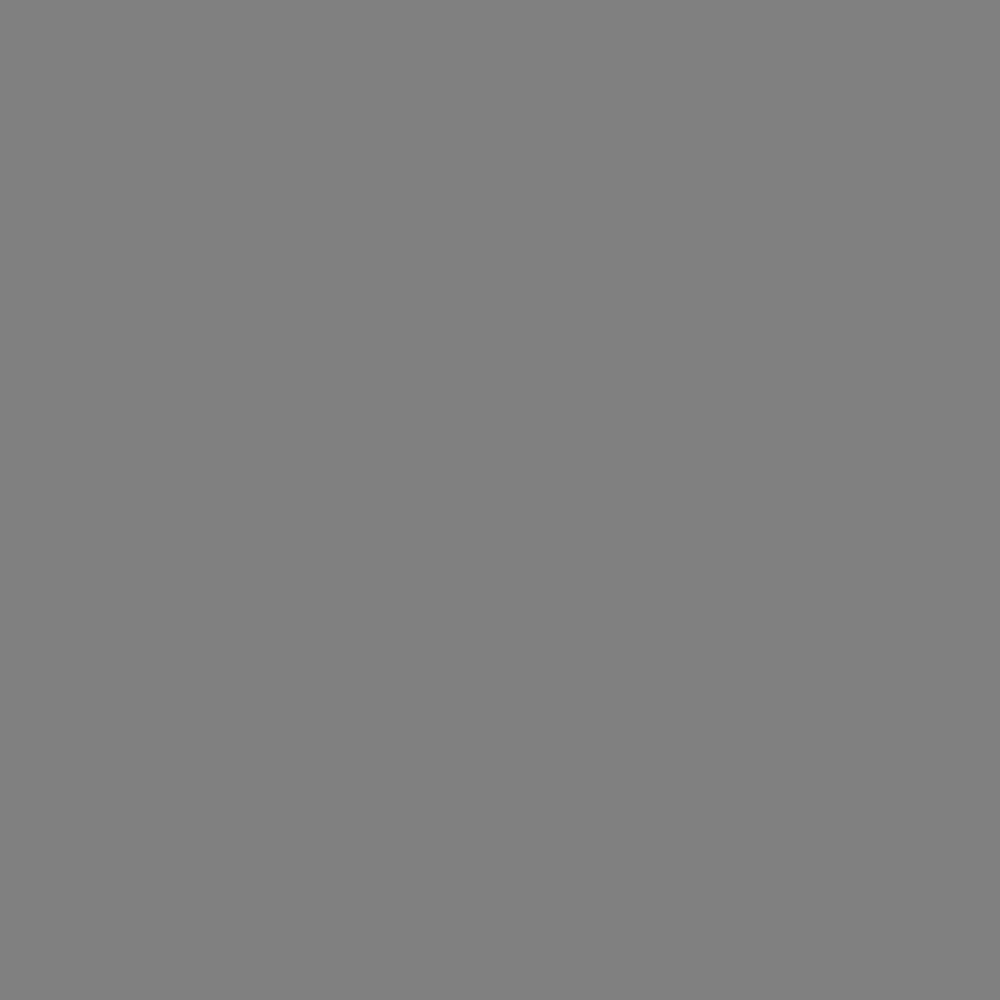
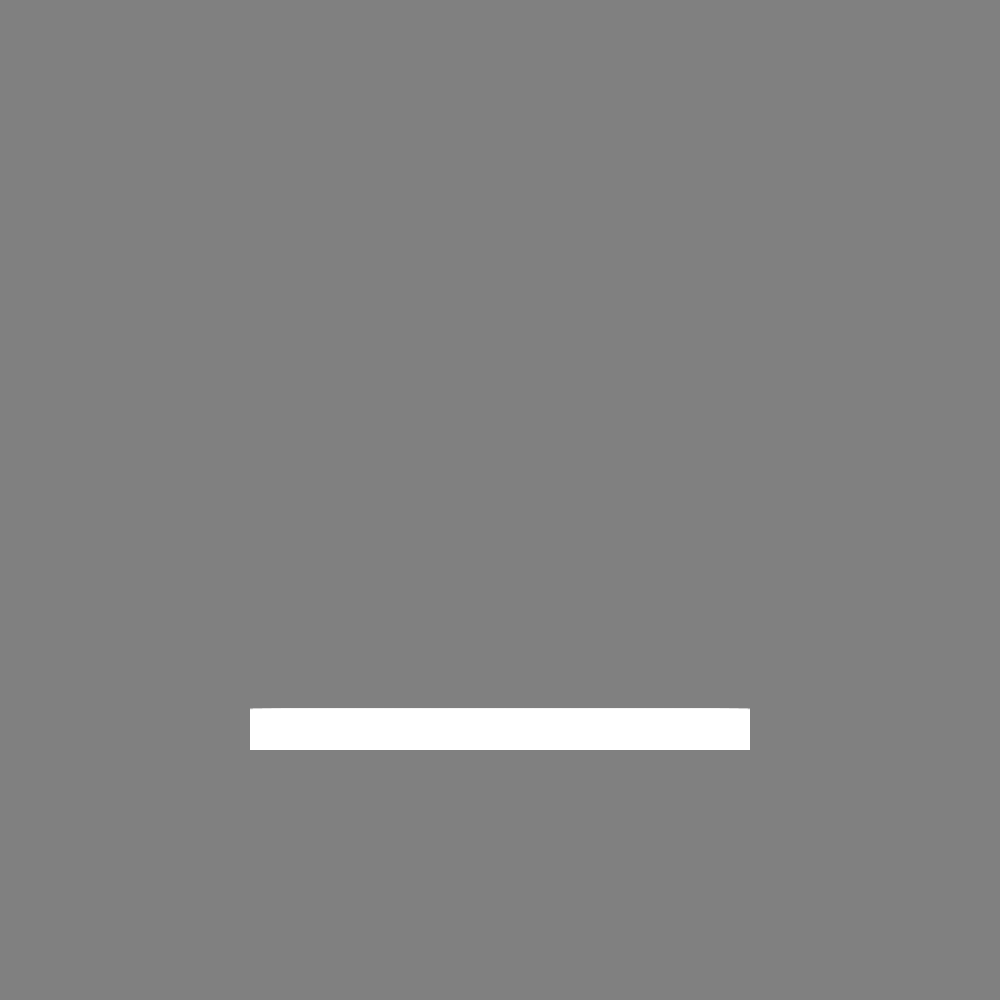
Two versions of the same layered image (1000x1000). Layer-by-layer changes:
painted on "背景" over (250, 708, 750, 750)
